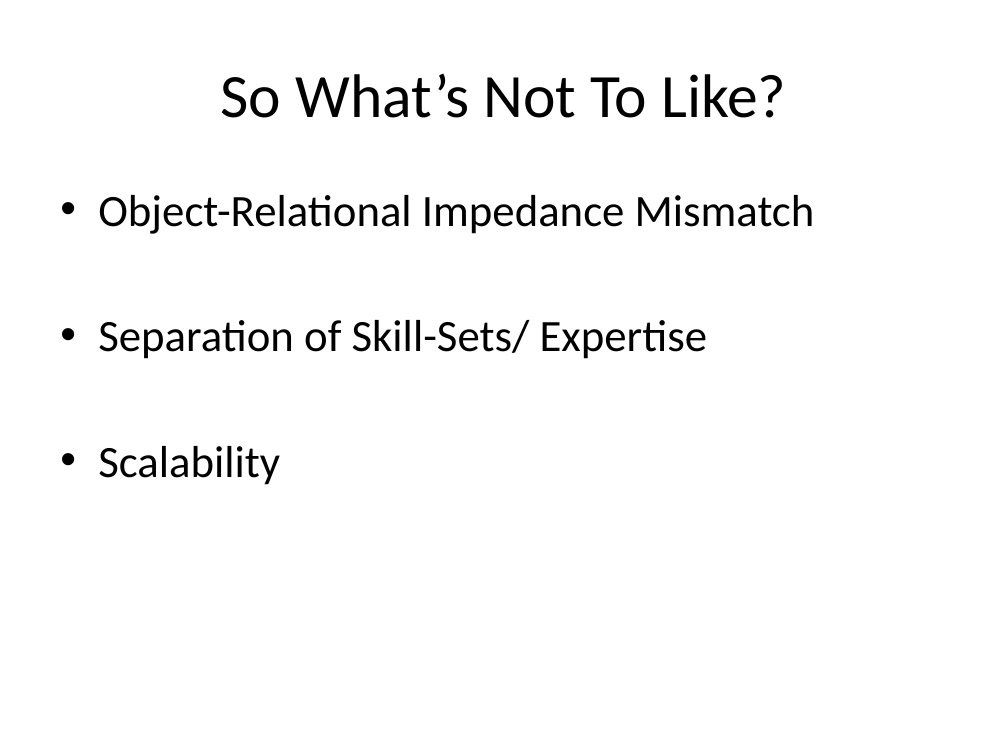
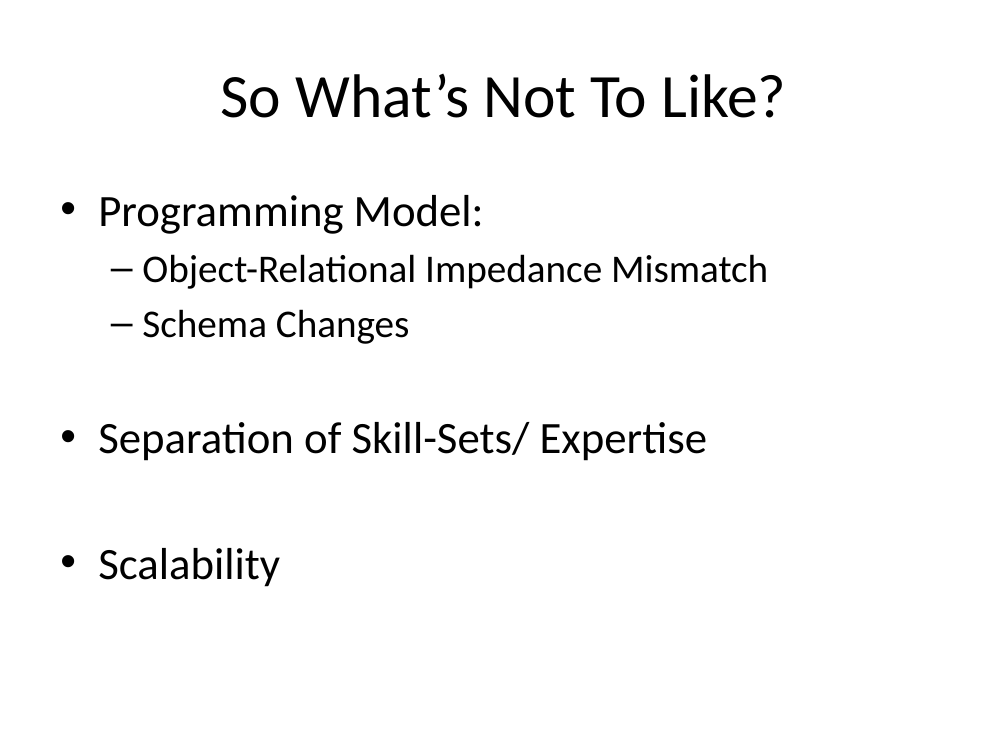
Before and after one commit to alexdgarland/database-demos, a slide deck: slide 8 of Slides/Not Only SQL - Picking A Database for DotNET.pptx. Drawn at 1008x756 pixels with LibreOffice and Linux fonts; fonts in the diff are those of the drawing. Boxes give left, top, right and bottom in pixels: in the first picture for what was removed or moved away, otherwise in the second. Text is boxed around its words. In the diff, an @@ line names an element or a change of style, - is before the commit and + after.

```diff
--- a/Slides/Not Only SQL - Picking A Database for DotNET.pptx
+++ b/Slides/Not Only SQL - Picking A Database for DotNET.pptx
@@ text at <box>98,195,484,234</box>: paragraph added @@
+• Programming Model:
@@ text at <box>142,254,768,289</box>: size 32 to 28 pt in "Object-Relational Impedance Mismatch"; bullet • to –; list level 1 to 2 in "Object-Relational Impedance Mismatch" @@
@@ text at <box>142,309,410,344</box>: paragraph added @@
+  – Schema Changes
```
Also in this commit, not shown: 5 other slides changed, 1 slide removed.
